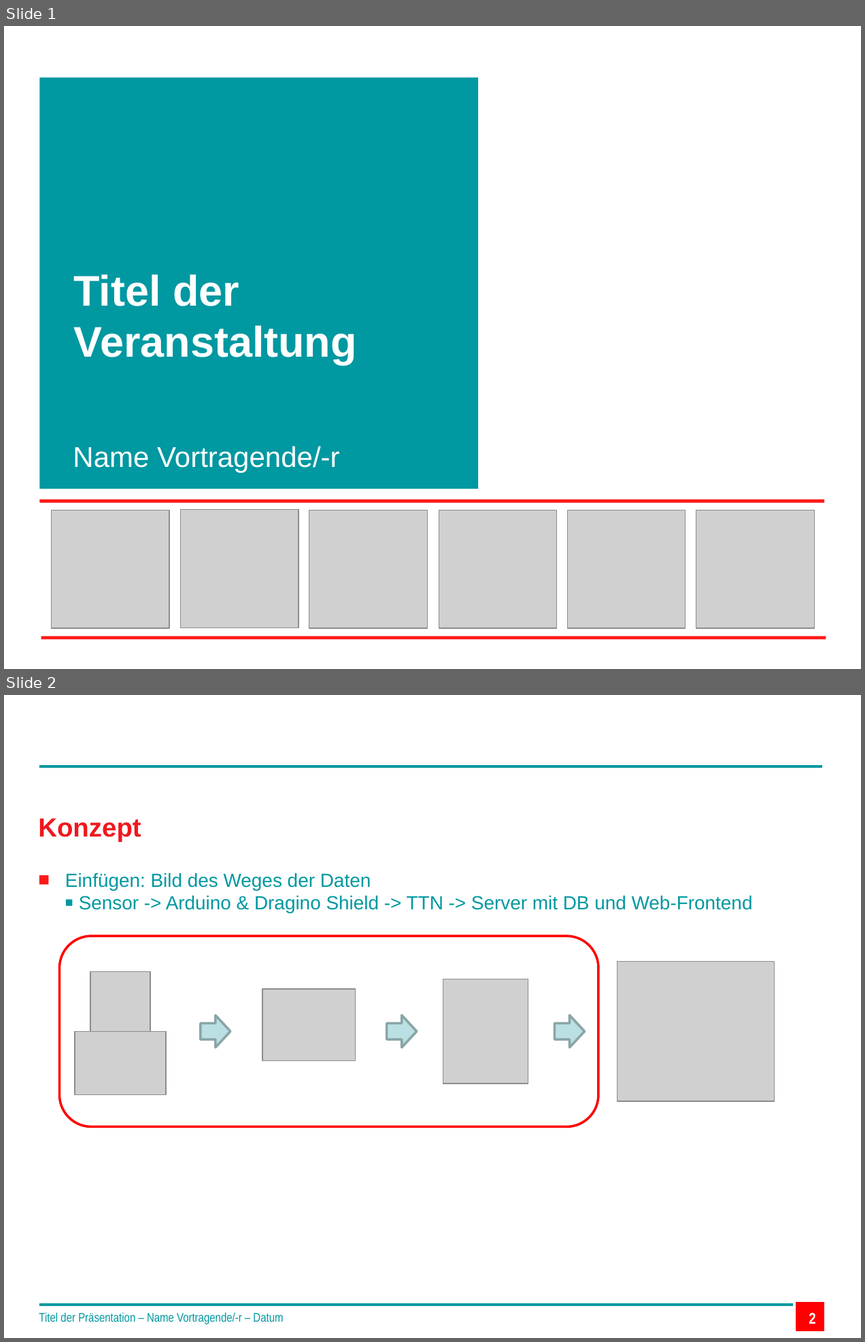
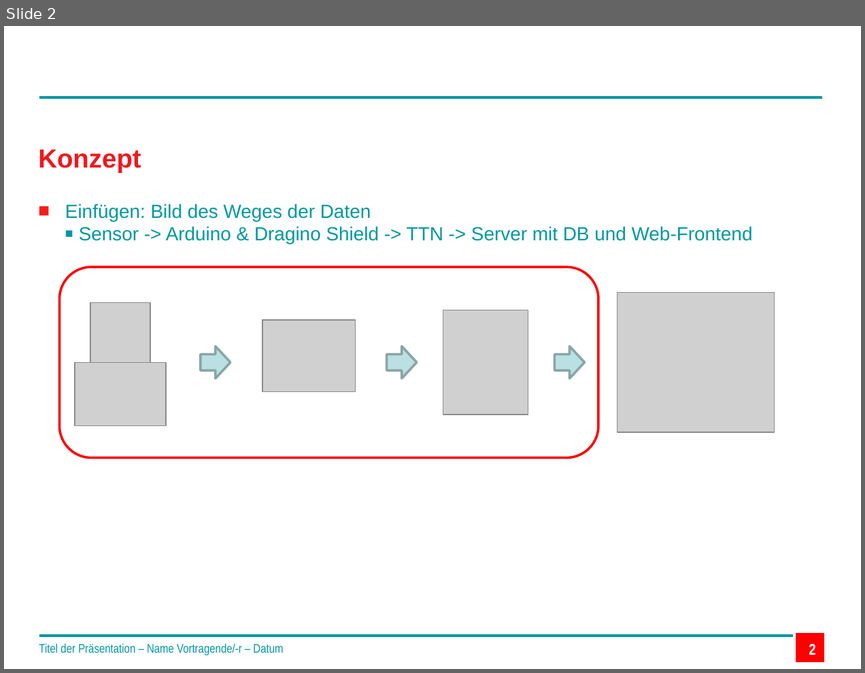
Before and after one commit to technologiestiftung/flussbad, a slide deck: doc/Praesentation_Meeting_13.06.2017.pptx. Shown one above the other, each under a label of ours: slides 1 and 2 before the commit, slide 2 after it. The pictures are 865x1342 and 865x673 pixels, drawn with LibreOffice and Linux fonts; fonts in the diff are those of the drawing; grey boxes stand for pictures; background and template pictures are left out. Boxes give left, top, right and bottom in pixels: in the first picture for what was removed or moved away, otherwise in the second. Text is boxed around its words. In the diff, an @@ line names an element or a change of style, - is before the commit and + after.

```diff
--- a/doc/Praesentation_Meeting_13.06.2017.pptx
+++ b/doc/Praesentation_Meeting_13.06.2017.pptx
@@ slide 1 removed at (4,26,861,669), background #FFFFFF @@
@@ rectangle removed at (40,78,479,488) @@
@@ title removed at (74,274,357,365) @@
-Titel der Veranstaltung
@@ subtitle removed at (73,446,339,473) @@
-Name Vortragende/-r
@@ rectangle removed at (40,499,825,503) @@
@@ picture removed at (51,510,169,628) @@
@@ picture removed at (181,509,298,628) @@
@@ picture removed at (309,510,427,628) @@
@@ picture removed at (439,510,557,628) @@
@@ picture removed at (567,510,685,628) @@
@@ picture removed at (696,510,815,628) @@
@@ rectangle removed at (41,636,825,639) @@
```
Also in this commit, not shown: 1 slide added, 2 other files.
